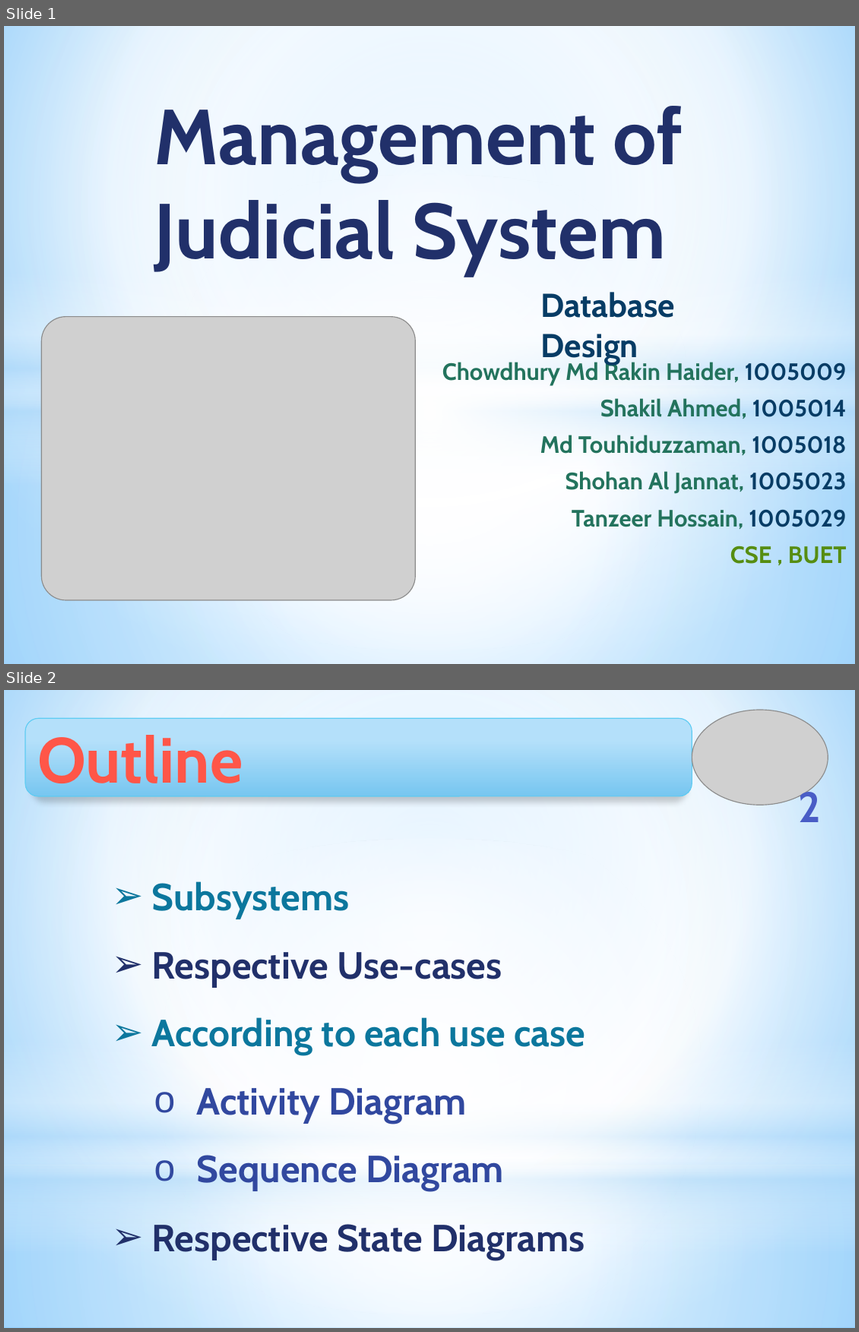
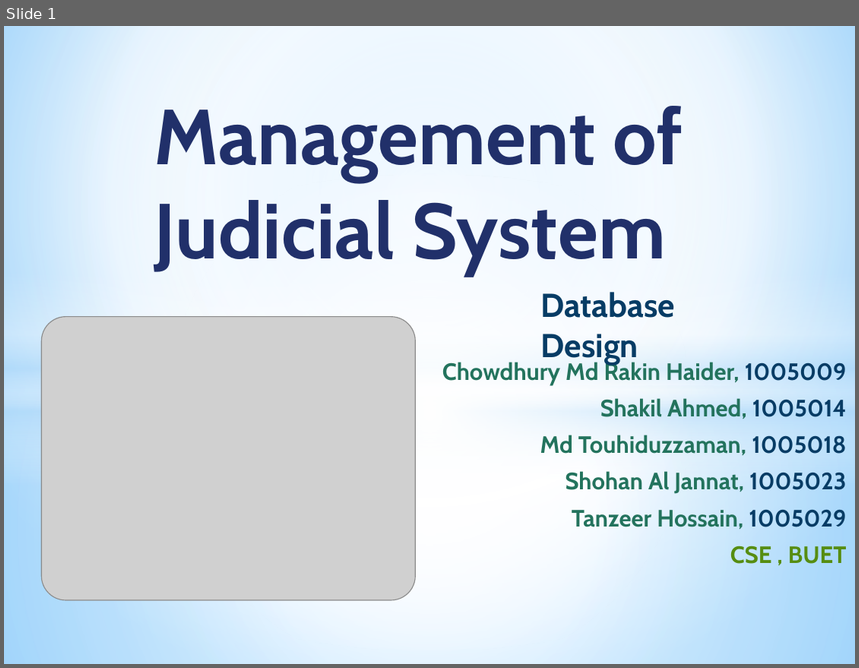
Before and after one commit to Touhid18/CSE308-Management_of_Judicial_System-1005009_1005014_1005018_1005023_1005029, a slide deck: ISD_Management_of_Judicial_System_DatabaseDesign.pptx. Shown one above the other, each under a label of ours: slides 1 and 2 before the commit, slide 1 after it. The pictures are 859x1332 and 859x668 pixels, drawn with LibreOffice and Linux fonts; fonts in the diff are those of the drawing; grey boxes stand for pictures. Boxes give left, top, right and bottom in pixels: in the first picture for what was removed or moved away, otherwise in the second. Text is boxed around its words. In the diff, an @@ line names an element or a change of style, - is before the commit and + after.

```diff
--- a/ISD_Management_of_Judicial_System_DatabaseDesign.pptx
+++ b/ISD_Management_of_Judicial_System_DatabaseDesign.pptx
@@ slide 2 removed at (4,690,855,1328), background gradient #9ED5FF to #FFFFFF to #5BB9FF @@
@@ rectangle removed at (4,690,855,1165) @@
@@ picture removed at (692,710,828,805) @@
@@ rounded rectangle removed at (25,718,692,796) @@
-Outline
@@ page number removed at (799,786,822,822) @@
-2
@@ ellipse removed at (4,839,855,1314) @@
@@ text removed at (152,882,585,1191) @@
-➢ Subsystems
-  ➢ Respective Use-cases
-➢ According to each use case
-  o Activity Diagram
-  o Sequence Diagram
@@ rectangle removed at (4,1040,855,1253) @@
@@ rectangle removed at (4,1165,855,1328) @@
@@ text removed at (152,1224,585,1259) @@
-  ➢ Respective State Diagrams
```
Also in this commit, not shown: 15 slides added, 2 other slides removed, 1 other file.
